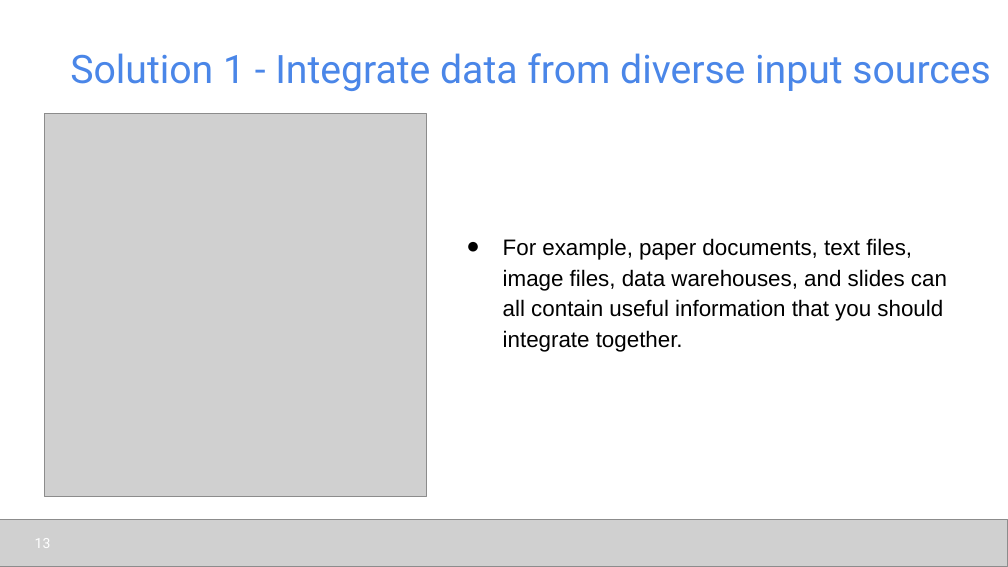
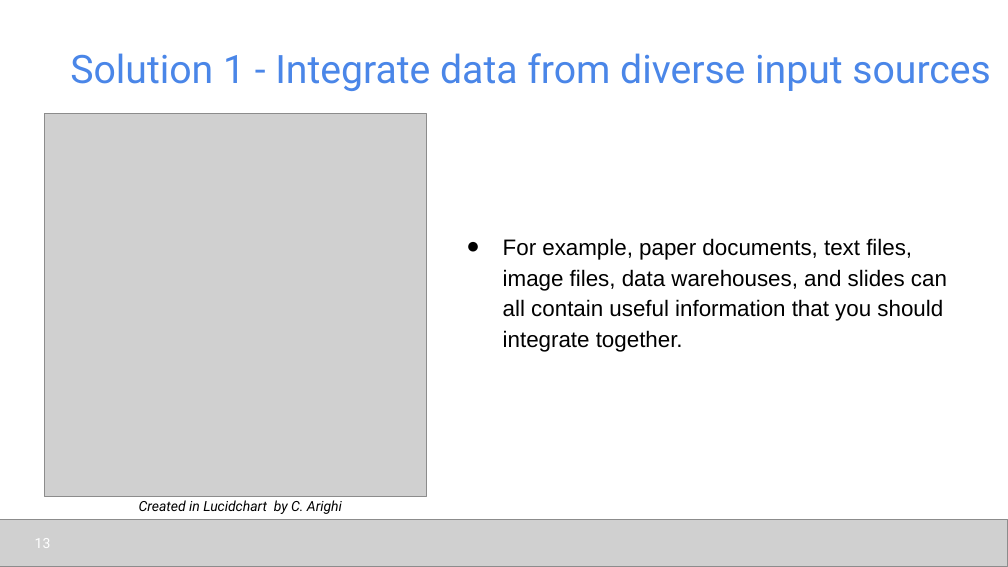
Before and after one commit to udel-cbcb/al_ml_workshop, a slide deck: slide 13 of Day_2/Lectures/Day_2_Lecture_2_Data_Readiness_for_AI_ML_CheckList.pptx. Drawn at 1008x567 pixels with LibreOffice and Linux fonts; fonts in the diff are those of the drawing; grey boxes stand for pictures. Boxes give left, top, right and bottom in pixels: in the first picture for what was removed or moved away, otherwise in the second. Text is boxed around its words. In the diff, an @@ line names an element or a change of style, - is before the commit and + after.

```diff
--- a/Day_2/Lectures/Day_2_Lecture_2_Data_Readiness_for_AI_ML_CheckList.pptx
+++ b/Day_2/Lectures/Day_2_Lecture_2_Data_Readiness_for_AI_ML_CheckList.pptx
@@ text added at (x1=139, y1=500, x2=342, y2=514), 10 pt, text #000000, italic @@
+Created in Lucidchart by C. Arighi
```
Also in this commit, not shown: 1 other slide changed, 3 other files.
